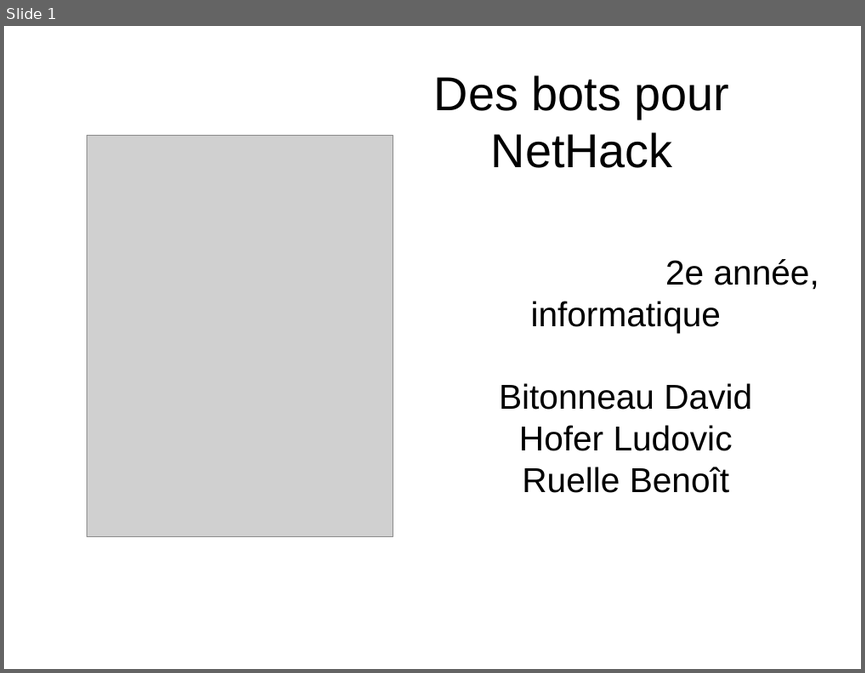
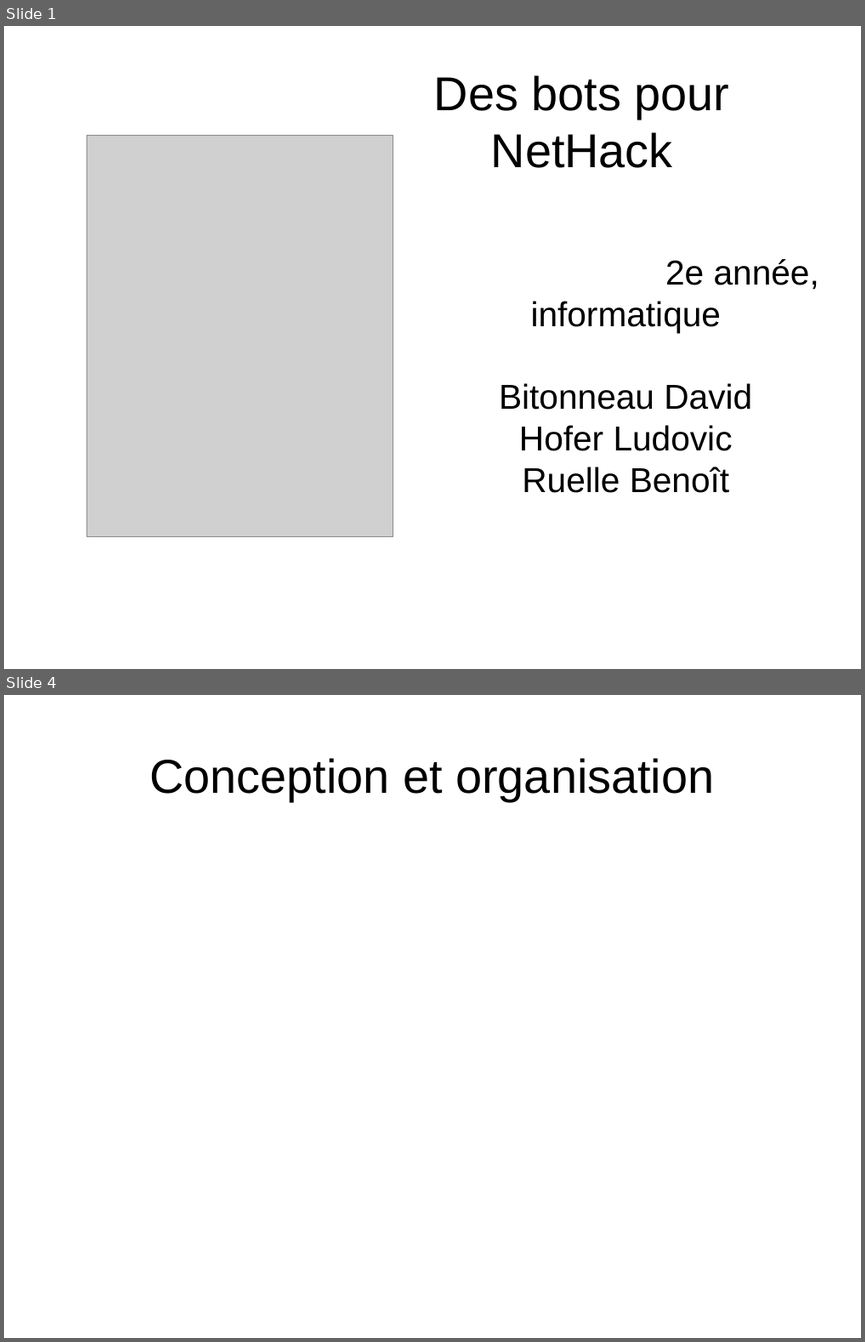
Before and after one commit to medrimonia/PFA-Nethack, a slide deck: papers/soutenance/soutenance.odp. Shown one above the other, each under a label of ours: slide 1 before the commit, slides 1 and 4 after it; the slides between them are not shown. The pictures are 865x673 and 865x1342 pixels, drawn with LibreOffice and Linux fonts; fonts in the diff are those of the drawing; grey boxes stand for pictures. Boxes give left, top, right and bottom in pixels: in the first picture for what was removed or moved away, otherwise in the second. Text is boxed around its words. In the diff, an @@ line names an element or a change of style, - is before the commit and + after.

```diff
--- a/papers/soutenance/soutenance.odp
+++ b/papers/soutenance/soutenance.odp
@@ slide 4 added at bbox=[4, 695, 861, 1338], background #FFFFFF @@
@@ title added at bbox=[149, 758, 714, 801], 44 pt, text #000000 @@
+Conception et organisation
```
Also in this commit, not shown: 3 other slides added.
